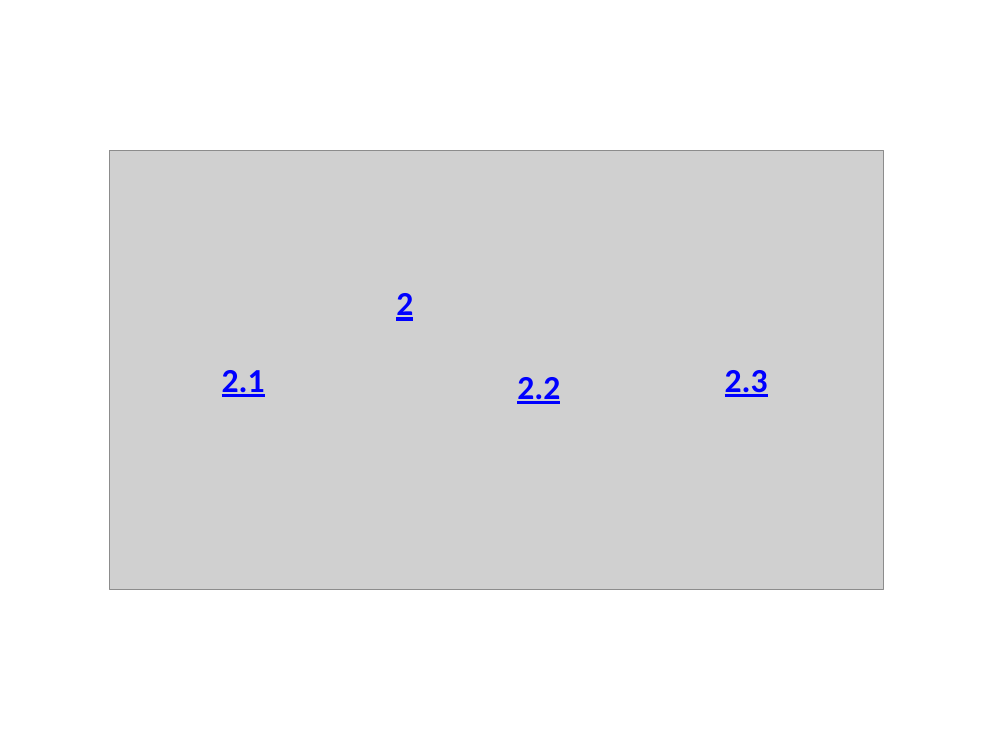
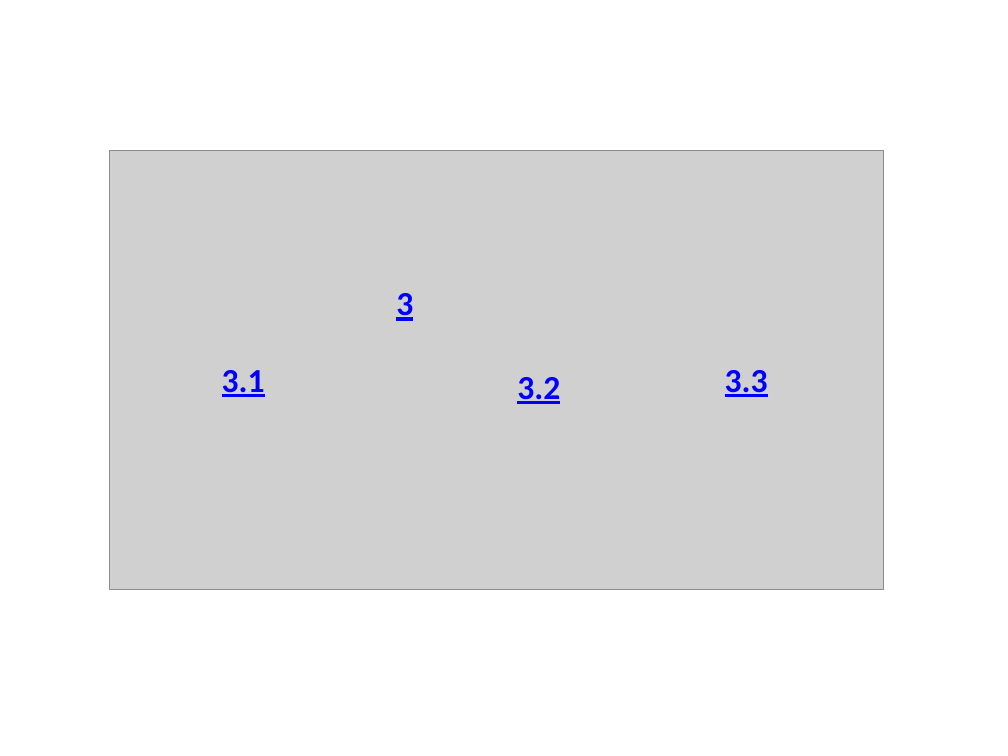
Before and after one commit to MTeeIT/Do_An_MH, a slide deck: slide 5 of Giao dien/cay giao dien/Cây_PP.pptx (slide 2 before the commit). Drawn at 1008x756 pixels with LibreOffice and Linux fonts; fonts in the diff are those of the drawing; grey boxes stand for pictures. Boxes give left, top, right and bottom in pixels: in the first picture for what was removed or moved away, otherwise in the second. Text is boxed around its words. In the diff, an @@ line names an element or a change of style, - is before the commit and + after.

```diff
--- a/Giao dien/cay giao dien/Cây_PP.pptx
+++ b/Giao dien/cay giao dien/Cây_PP.pptx
@@ text at box(396, 293, 413, 321): text changed @@
-2
+3
@@ text at box(222, 370, 265, 397): text changed @@
-2.1
+3.1
@@ text at box(517, 377, 560, 404): text changed @@
-2.2
+3.2
@@ text at box(725, 370, 768, 397): text changed @@
-2.3
+3.3
```
Also in this commit, not shown: 4 other slides changed, 3 slides added, 1 slide removed, 3 other files.
